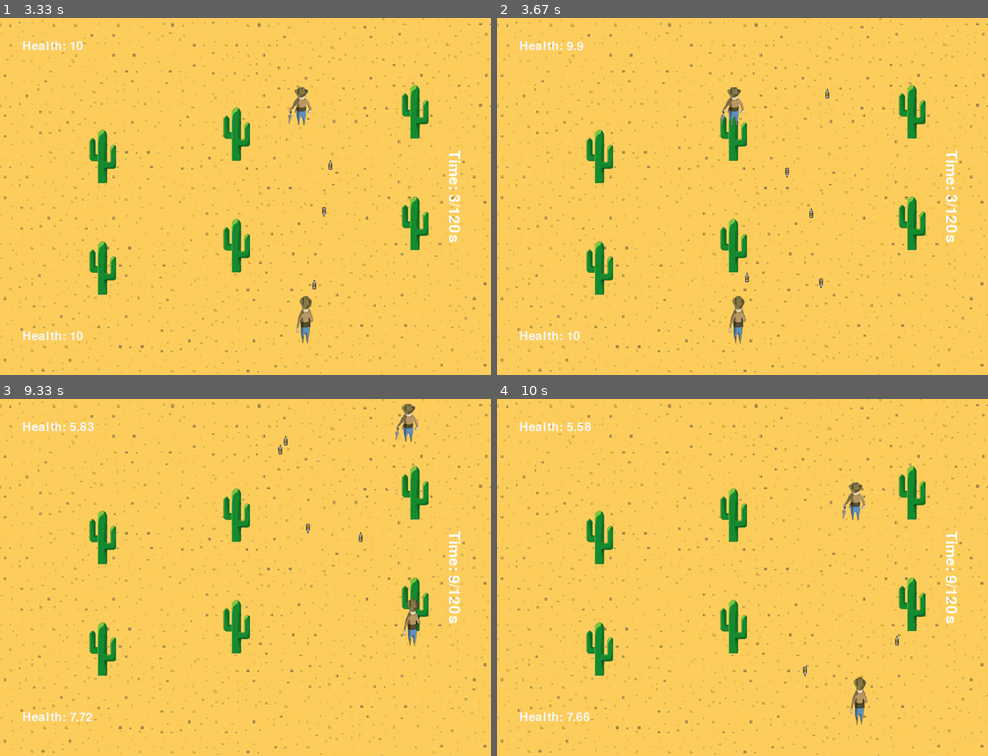
Above: before the commit, frames 1-4 (two rows, left to right).
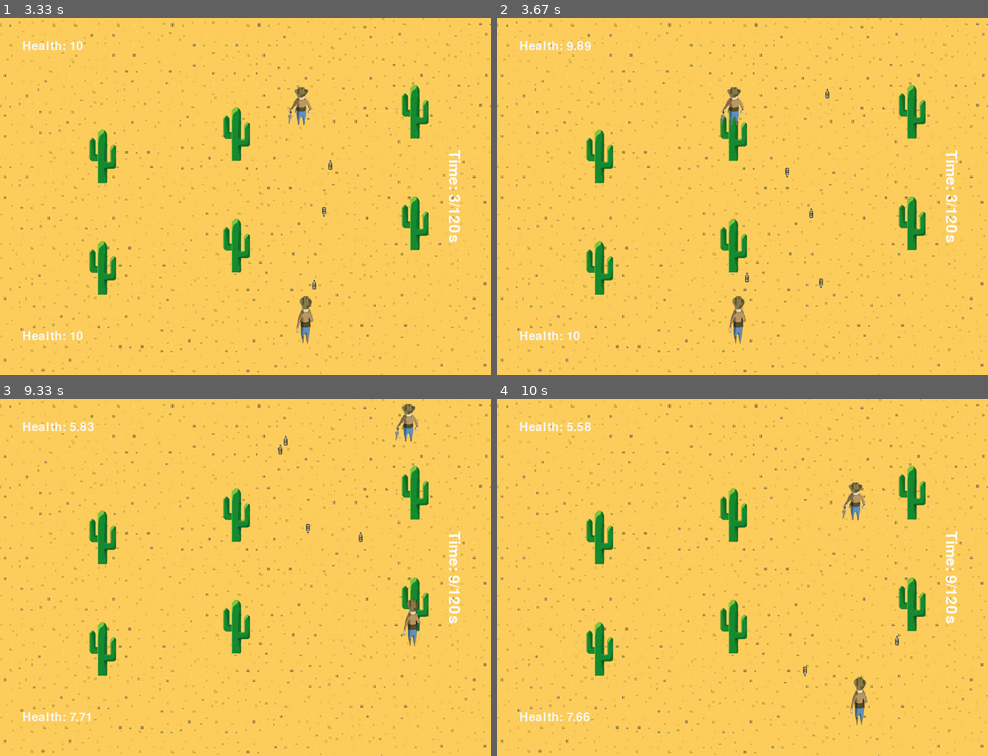
Above: after the commit, the same moments.

Repository: Ivailo2707/Pygame_Project_Cowboy
Game: pygame game, started from main.py
The game is run twice, just before and just after one commit, with the same random seed, the same clock (stepped at 60 frames per second) and the same inputs.
Inputs:
- Up to frame 1 (3.33 s): tap Ctrl at 0.33, 2.97, 3.3 s; hold Right 0.67-1.13 s; hold D 0.67-1.13 s; hold Up 1.17-1.47 s; hold W 1.17-1.47 s; hold Right 1.5-1.97 s; hold D 1.5-1.97 s; hold Left 2-2.53 s; hold A 2-2.53 s; tap Right Ctrl at 2.57 s; hold Down 2.9-3.2 s; hold S 2.9-3.2 s; hold Left from 3.23 s (still down); hold A from 3.23 s (still down)
- Up to frame 2 (3.67 s): tap Right Ctrl at 3.38 s; tap Ctrl at 3.6 s; release Left at 3.63 s; release A at 3.63 s
- Up to frame 3 (9.33 s): hold Up 3.67-4.03 s; hold W 3.67-4.03 s; tap Ctrl at 3.73, 4.13, 4.43, 4.8, 5.2, 5.5, 5.7, 6, 6.2, 6.53, 6.83, 7.03, 7.33, 7.6, 7.93, 8.23, 8.37, 8.77, 9.07 s; hold Right 4.07-4.7 s; hold D 4.07-4.7 s; hold Down 4.73-5.1 s; hold S 4.73-5.1 s; tap Right Ctrl at 4.88, 6.28, 7.68, 8.85 s; hold Left 5.13-5.6 s; hold A 5.13-5.6 s; hold Right 5.63-6.1 s; hold D 5.63-6.1 s; hold Up 6.13-6.43 s; hold W 6.13-6.43 s; hold Right 6.47-6.93 s; hold D 6.47-6.93 s; hold Left 6.97-7.5 s; hold A 6.97-7.5 s; hold Down 7.53-7.83 s; hold S 7.53-7.83 s; hold Left 7.87-8.27 s; hold A 7.87-8.27 s; hold Up 8.3-8.67 s; hold W 8.3-8.67 s; hold Right from 8.7 s (still down); hold D from 8.7 s (still down)
- Up to frame 4 (10 s): release Right at 9.33 s; release D at 9.33 s; hold Down 9.37-9.73 s; hold S 9.37-9.73 s; tap Ctrl at 9.43, 9.83 s; hold Left from 9.77 s (still down); hold A from 9.77 s (still down)

Frame 1 is identical in both runs. In frame 2, less than 0.1% of the frame differs, in the area x 16-20%, y 6-10%; in frame 3, less than 0.1%; in frame 4, nothing differs.

Commit message:
Put covers in array

Diff:
--- a/Bullet_Controller.py
+++ b/Bullet_Controller.py
@@ -5,26 +5,16 @@
 WIDTH, HEIGHT = 1100, 800
 
 class Bullet_Controller:
-    def __init__(self, P1, P2, cover_1_1, cover_1_2, cover_1_3, cover_2_1, cover_2_2, cover_2_3):
+    def __init__(self, P1, P2, covers):
         self._BVEL = 8
         self._BULLET_HIT_SOUND = pygame.mixer.Sound(os.path.join('Assets', 'hit.mp3'))
         self._BULLET_HIT_CACTUS_SOUND = pygame.mixer.Sound(os.path.join('Assets', 'bullet_hit_cactus.mp3'))
         self._P1_HIT = pygame.USEREVENT + 7
-        self._CACTUS_SIDE_1_NUM_1_HIT = pygame.USEREVENT + 8
-        self._CACTUS_SIDE_1_NUM_2_HIT = pygame.USEREVENT + 9
-        self._CACTUS_SIDE_1_NUM_3_HIT = pygame.USEREVENT + 10
-        self._P2_HIT = pygame.USEREVENT + 11
-        self._CACTUS_SIDE_2_NUM_1_HIT = pygame.USEREVENT + 12
-        self._CACTUS_SIDE_2_NUM_2_HIT = pygame.USEREVENT + 13
-        self._CACTUS_SIDE_2_NUM_3_HIT = pygame.USEREVENT + 14
+        self._P2_HIT = pygame.USEREVENT + 8
+        self._CACTUS_HIT_EVENTS = [pygame.USEREVENT + i for i in range(9, 15)]
         self._BULLET_1_IMAGE = pygame.transform.rotate(pygame.image.load(os.path.join('Assets', 'bullet.png')), 180)
         self._BULLET_2_IMAGE = pygame.image.load(os.path.join('Assets', 'bullet.png'))
-        self._cover_1_1 = cover_1_1
-        self._cover_1_2 = cover_1_2
-        self._cover_1_3 = cover_1_3
-        self._cover_2_1 = cover_2_1
-        self._cover_2_2 = cover_2_2
-        self._cover_2_3 = cover_2_3
+        self._covers = covers
         self._P1 = P1
         self._P2 = P2
 
@@ -49,38 +39,14 @@
             if self._P2.get_rect().colliderect(bullet):
                 pygame.event.post(pygame.event.Event(self._P2_HIT))
                 self._P1.get_bullets().remove(bullet)
-            elif self._cover_1_1.get_obstacle_rect().colliderect(bullet):
-                if self._cover_1_1.get_status():
-                    pygame.event.post(pygame.event.Event(self._CACTUS_SIDE_1_NUM_1_HIT))
-                    self._P1.get_bullets().remove(bullet)
+            else:
+                for i, cover in enumerate(self._covers):
+                    if cover.get_obstacle_rect().colliderect(bullet) and cover.get_status():
+                        pygame.event.post(pygame.event.Event(self._CACTUS_HIT_EVENTS[i]))
+                        self._P1.get_bullets().remove(bullet)
+                        break
 
-            elif self._cover_1_2.get_obstacle_rect().colliderect(bullet):
-                if self._cover_1_2.get_status():
-                    pygame.event.post(pygame.event.Event(self._CACTUS_SIDE_1_NUM_2_HIT))
-                    self._P1.get_bullets().remove(bullet)
-
-            elif self._cover_1_3.get_obstacle_rect().colliderect(bullet):
-                if self._cover_1_3.get_status():
-                    pygame.event.post(pygame.event.Event(self._CACTUS_SIDE_1_NUM_3_HIT))
-                    self._P1.get_bullets().remove(bullet)
-
-            elif self._cover_2_1.get_obstacle_rect().colliderect(bullet):
-                if self._cover_2_1.get_status():
-                    pygame.event.post(pygame.event.Event(self._CACTUS_SIDE_2_NUM_1_HIT))
-                    self._P1.get_bullets().remove(bullet)
-
-            elif self._cover_2_2.get_obstacle_rect().colliderect(bullet):
-                if self._cover_2_2.get_status():
-                    pygame.event.post(pygame.event.Event(self._CACTUS_SIDE_2_NUM_2_HIT))
-                    self._P1.get_bullets().remove(bullet)
-
-            elif self._cover_2_3.get_obstacle_rect().colliderect(bullet):
-                if self._cover_2_3.get_status():
-                    pygame.event.post(pygame.event.Event(self._CACTUS_SIDE_2_NUM_3_HIT))
-                    self._P1.get_bullets().remove(bullet)
-
-
-            elif bullet.y < 0:
+            if bullet.y < 0:
                 self._P1.get_bullets().remove(bullet)
 
         for bullet in self._P2.get_bullets():
@@ -88,43 +54,15 @@
             if self._P1.get_rect().colliderect(bullet):
                 pygame.event.post(pygame.event.Event(self._P1_HIT))
                 self._P2.get_bullets().remove(bullet)
-            elif self._cover_1_1.get_obstacle_rect().colliderect(bullet):
-                if self._cover_1_1.get_status():
-                    pygame.event.post(pygame.event.Event(self._CACTUS_SIDE_1_NUM_1_HIT))
-                    self._P2.get_bullets().remove(bullet)
+            else:
+                for i, cover in enumerate(self._covers):
+                    if cover.get_obstacle_rect().colliderect(bullet) and cover.get_status():
+                        pygame.event.post(pygame.event.Event(self._CACTUS_HIT_EVENTS[i]))
+                        self._P2.get_bullets().remove(bullet)
+                        break
 
-            elif self._cover_1_2.get_obstacle_rect().colliderect(bullet):
-                if self._cover_1_2.get_status():
-                    pygame.event.post(pygame.event.Event(self._CACTUS_SIDE_1_NUM_2_HIT))
-                    self._P2.get_bullets().remove(bullet)
-
-
-            elif self._cover_1_3.get_obstacle_rect().colliderect(bullet):
-                if self._cover_1_3.get_status():
-                    pygame.event.post(pygame.event.Event(self._CACTUS_SIDE_1_NUM_3_HIT))
-                    self._P2.get_bullets().remove(bullet)
-
-            elif self._cover_2_1.get_obstacle_rect().colliderect(bullet):
-                if self._cover_2_1.get_status():
-                    pygame.event.post(pygame.event.Event(self._CACTUS_SIDE_2_NUM_1_HIT))
-                    self._P2.get_bullets().remove(bullet)
-
-
-            elif self._cover_2_2.get_obstacle_rect().colliderect(bullet):
-                if self._cover_2_2.get_status():
-                    pygame.event.post(pygame.event.Event(self._CACTUS_SIDE_2_NUM_2_HIT))
-                    self._P2.get_bullets().remove(bullet)
-
-            elif self._cover_2_3.get_obstacle_rect().colliderect(bullet):
-                if self._cover_2_3.get_status():
-                    pygame.event.post(pygame.event.Event(self._CACTUS_SIDE_2_NUM_3_HIT))
-                    self._P2.get_bullets().remove(bullet)
-
-
-
-            elif bullet.y > HEIGHT:
+            if bullet.y > HEIGHT:
                 self._P2.get_bullets().remove(bullet)
-
 
     def hit(self, event):
         if event.type == self._P2_HIT:
@@ -135,26 +73,7 @@
             self._P1.take_normal_damage()
             self._BULLET_HIT_SOUND.play()
 
-        if event.type == self._CACTUS_SIDE_1_NUM_1_HIT:
-                self._cover_1_1.take_bullet_damage()
+        for i, hit_event in enumerate(self._CACTUS_HIT_EVENTS):
+            if event.type == hit_event:
+                self._covers[i].take_bullet_damage()
                 self._BULLET_HIT_CACTUS_SOUND.play()
-
-        if event.type == self._CACTUS_SIDE_1_NUM_2_HIT:
-                self._cover_1_2.take_bullet_damage()
-                self._BULLET_HIT_CACTUS_SOUND.play()
-
-        if event.type == self._CACTUS_SIDE_1_NUM_3_HIT:
-                self._cover_1_3.take_bullet_damage()
-                self._BULLET_HIT_CACTUS_SOUND.play()
-
-        if event.type == self._CACTUS_SIDE_2_NUM_1_HIT:
-                self._cover_2_1.take_bullet_damage()
-                self._BULLET_HIT_CACTUS_SOUND.play()
-
-        if event.type == self._CACTUS_SIDE_2_NUM_2_HIT:
-                self._cover_2_2.take_bullet_damage()
-                self._BULLET_HIT_CACTUS_SOUND.play()
-
-        if event.type == self._CACTUS_SIDE_2_NUM_3_HIT:
-                self._cover_2_3.take_bullet_damage()
-                self._BULLET_HIT_CACTUS_SOUND.play()
--- a/Cactus_Damage_Controller.py
+++ b/Cactus_Damage_Controller.py
@@ -1,74 +1,18 @@
 import pygame
 
 class Cactus_Damage_Control():
-    def __init__(self, cover_1_1, cover_1_2, cover_1_3, cover_2_1, cover_2_2, cover_2_3, P1, P2):
-        self._P1_COLLIDE_WITH_CACTUS_SIDE_1_NUMBER_1 = pygame.USEREVENT + 1
-        self._P1_COLLIDE_WITH_CACTUS_SIDE_1_NUMBER_2 = pygame.USEREVENT + 2
-        self._P1_COLLIDE_WITH_CACTUS_SIDE_1_NUMBER_3 = pygame.USEREVENT + 3
-        self._P2_COLLIDE_WITH_CACTUS_SIDE_2_NUMBER_1 = pygame.USEREVENT + 4
-        self._P2_COLLIDE_WITH_CACTUS_SIDE_2_NUMBER_2 = pygame.USEREVENT + 5
-        self._P2_COLLIDE_WITH_CACTUS_SIDE_2_NUMBER_3 = pygame.USEREVENT + 6
-        self._cover_1_1 = cover_1_1
-        self._cover_1_2 = cover_1_2
-        self._cover_1_3 = cover_1_3
-        self._cover_2_1 = cover_2_1
-        self._cover_2_2 = cover_2_2
-        self._cover_2_3 = cover_2_3
+    def __init__(self, covers, P1, P2):
+        self._covers = covers
         self._P1 = P1
         self._P2 = P2
 
-    def handle_cactus_colissions(self):
-        if self._P1.get_rect().colliderect(self._cover_1_1.get_obstacle_rect()):
-            pygame.event.post(pygame.event.Event(self._P1_COLLIDE_WITH_CACTUS_SIDE_1_NUMBER_1))
+    def handle_cactus_collisions(self):
+        for i in range(0, 3):
+            if (self._P1.get_rect().colliderect(self._covers[i].get_obstacle_rect())):
+                if self._covers[i].get_status():
+                    self._P1.take_colission_with_cactus_damage()
 
-        elif self._P1.get_rect().colliderect(self._cover_1_2.get_obstacle_rect()):
-            pygame.event.post(pygame.event.Event(self._P1_COLLIDE_WITH_CACTUS_SIDE_1_NUMBER_2))
-
-        elif self._P1.get_rect().colliderect(self._cover_1_3.get_obstacle_rect()):
-            pygame.event.post(pygame.event.Event(self._P1_COLLIDE_WITH_CACTUS_SIDE_1_NUMBER_3))
-
-        if self._P2.get_rect().colliderect(self._cover_2_1.get_obstacle_rect()):
-            pygame.event.post(pygame.event.Event(self._P2_COLLIDE_WITH_CACTUS_SIDE_2_NUMBER_1))
-
-        elif self._P2.get_rect().colliderect(self._cover_2_2.get_obstacle_rect()):
-            pygame.event.post(pygame.event.Event(self._P2_COLLIDE_WITH_CACTUS_SIDE_2_NUMBER_2))
-
-        elif self._P2.get_rect().colliderect(self._cover_2_3.get_obstacle_rect()):
-            pygame.event.post(pygame.event.Event(self._P2_COLLIDE_WITH_CACTUS_SIDE_2_NUMBER_3))
-
-    def take_damage_on_colision(self, event):
-            if event.type == self._P1_COLLIDE_WITH_CACTUS_SIDE_1_NUMBER_1:
-                if self._cover_1_1.get_status() == True:
-                    self._P1.take_colission_with_cactus_damage()
-                else:
-                    pass
-
-            if event.type == self._P1_COLLIDE_WITH_CACTUS_SIDE_1_NUMBER_2:
-                if self._cover_1_2.get_status() == True:
-                    self._P1.take_colission_with_cactus_damage()
-                else:
-                    pass
-
-            if event.type == self._P1_COLLIDE_WITH_CACTUS_SIDE_1_NUMBER_3:
-                if self._cover_1_3.get_status() == True:
-                    self._P1.take_colission_with_cactus_damage()
-                else:
-                    pass
-
-            if event.type == self._P2_COLLIDE_WITH_CACTUS_SIDE_2_NUMBER_1:
-                if self._cover_2_1.get_status() == True:
+        for i in range(3, 6):
+            if (self._P2.get_rect().colliderect(self._covers[i].get_obstacle_rect())):
+                if self._covers[i].get_status():
                     self._P2.take_colission_with_cactus_damage()
-                else:
-                    pass
-
-            if event.type == self._P2_COLLIDE_WITH_CACTUS_SIDE_2_NUMBER_2:
-                if self._cover_2_2.get_status() == True:
-                    self._P2.take_colission_with_cactus_damage()
-                else:
-                    pass
-
-            if event.type == self._P2_COLLIDE_WITH_CACTUS_SIDE_2_NUMBER_3:
-                if self._cover_2_3.get_status() == True:
-                    self._P2.take_colission_with_cactus_damage()
-                else:
-                    pass
--- a/Draw_Controller.py
+++ b/Draw_Controller.py
@@ -9,14 +9,9 @@
 
 
 class Draw_Controller:
-    def __init__(self, cover_1_1, cover_1_2, cover_1_3, cover_2_1, cover_2_2, cover_2_3, P1, P2, Bullet_Controller):
+    def __init__(self, covers, P1, P2, Bullet_Controller):
         self._DESERT = pygame.transform.scale(pygame.image.load(os.path.join('Assets', 'Desert.png')), (WIDTH, HEIGHT))
-        self._cover_1_1 = cover_1_1
-        self._cover_1_2 = cover_1_2
-        self._cover_1_3 = cover_1_3
-        self._cover_2_1 = cover_2_1
-        self._cover_2_2 = cover_2_2
-        self._cover_2_3 = cover_2_3
+        self._covers = covers
         self._P1 = P1
         self._P2 = P2
         self._Bullet_Ctrl = Bullet_Controller
@@ -39,23 +34,9 @@
         self._P1.draw_health(WIN, self._P1.get_health())
         self._P2.draw_health(WIN, self._P2.get_health())
 
-        if self._cover_1_1.get_status():
-            self._cover_1_1.draw(WIN)
-
-        if self._cover_1_2.get_status():
-            self._cover_1_2.draw(WIN)
-
-        if self._cover_1_3.get_status():
-            self._cover_1_3.draw(WIN)
-
-        if self._cover_2_1.get_status():
-            self._cover_2_1.draw(WIN)
-
-        if self._cover_2_2.get_status():
-            self._cover_2_2.draw(WIN)
-
-        if self._cover_2_3.get_status():
-            self._cover_2_3.draw(WIN)
+        for cover in self._covers:
+            if cover.get_status():
+                cover.draw(WIN)
 
         self.draw_time(timer)
         self._P1.draw(WIN)
--- a/Game_Controller.py
+++ b/Game_Controller.py
@@ -19,18 +19,17 @@
     def __init__(self):
         self._P1 = Player1(WIDTH/2 - 60, 600, 100, 160, PLAYER_1_IMAGE)
         self._P2 = Player2(WIDTH/2 - 60, 100, 80, 100, PLAYER_2_IMAGE)
-        self._cover_1_1 = Cactus_Cover(WIDTH - 900, HEIGHT - 300, 120, 60, CACTUS_IMAGE)
-        self._cover_1_2 = Cactus_Cover(WIDTH - 600, HEIGHT - 350, 120, 60, CACTUS_IMAGE)
-        self._cover_1_3 = Cactus_Cover(WIDTH - 200, HEIGHT - 400, 120, 60, CACTUS_IMAGE)
-        self._cover_2_1 = Cactus_Cover(WIDTH - 900, HEIGHT - 550, 120, 60, CACTUS_IMAGE)
-        self._cover_2_2 = Cactus_Cover(WIDTH - 600, HEIGHT - 600, 120, 60, CACTUS_IMAGE)
-        self._cover_2_3 = Cactus_Cover(WIDTH - 200, HEIGHT - 650, 120, 60, CACTUS_IMAGE)
-        self._Bullet_Ctrl = Bullet_Controller(self._P1, self._P2, self._cover_1_1, self._cover_1_2, self._cover_1_3, self._cover_2_1, self._cover_2_2, self._cover_2_3)
-        self._cactus_damage_ctrl = Cactus_Damage_Control(self._cover_1_1, self._cover_1_2, self._cover_1_3, self._cover_2_1, self._cover_2_2, self._cover_2_3, self._P1, self._P2)
-        self._Draw_Ctrl = Draw_Controller(self._cover_1_1, self._cover_1_2, self._cover_1_3, self._cover_2_1, self._cover_2_2, self._cover_2_3, self._P1, self._P2, self._Bullet_Ctrl)
-
-
-
+        self._covers = [
+            Cactus_Cover(WIDTH - 900, HEIGHT - 300, 120, 60, CACTUS_IMAGE),
+            Cactus_Cover(WIDTH - 600, HEIGHT - 350, 120, 60, CACTUS_IMAGE),
+            Cactus_Cover(WIDTH - 200, HEIGHT - 400, 120, 60, CACTUS_IMAGE),
+            Cactus_Cover(WIDTH - 900, HEIGHT - 550, 120, 60, CACTUS_IMAGE),
+            Cactus_Cover(WIDTH - 600, HEIGHT - 600, 120, 60, CACTUS_IMAGE),
+            Cactus_Cover(WIDTH - 200, HEIGHT - 650, 120, 60, CACTUS_IMAGE)
+        ]
+        self._Bullet_Ctrl = Bullet_Controller(self._P1, self._P2, self._covers)
+        self._cactus_damage_ctrl = Cactus_Damage_Control(self._covers, self._P1, self._P2)
+        self._Draw_Ctrl = Draw_Controller(self._covers, self._P1, self._P2, self._Bullet_Ctrl)
 
     def game(self):
         timer = 0
@@ -40,27 +39,12 @@
             clock.tick(60)
             timer += clock.get_time()
 
-
             self._P1.handle_movement()
             self._P2.handle_movement()
 
-            if self._cover_1_1.get_health() <= 0:
-                self._cover_1_1.remove()
-
-            if self._cover_1_2.get_health() <= 0:
-                self._cover_1_2.remove()
-
-            if self._cover_1_3.get_health() <= 0:
-                self._cover_1_3.remove()
-
-            if self._cover_2_1.get_health() <= 0:
-                self._cover_2_1.remove()
-
-            if self._cover_2_2.get_health() <= 0:
-                self._cover_2_2.remove()
-
-            if self._cover_2_3.get_health() <= 0:
-                self._cover_2_3.remove()
+            for cover in self._covers:
+                if cover.get_health() <= 0:
+                    cover.remove()
 
             for event in pygame.event.get():
                 if event.type == pygame.QUIT:
@@ -69,7 +53,6 @@
 
                 self._P1.shoot(event)
                 self._P2.shoot(event)
-                self._cactus_damage_ctrl.take_damage_on_colision(event)
                 self._Bullet_Ctrl.hit(event)
 
             winner_text = ""
@@ -88,7 +71,7 @@
                 self._Draw_Ctrl.draw_winner(winner_text)
                 pygame.quit()
 
-            self._cactus_damage_ctrl.handle_cactus_colissions()
+            self._cactus_damage_ctrl.handle_cactus_collisions()
             self._Bullet_Ctrl.handle_bullets()
             self._P1.handle_movement()
             self._P2.handle_movement()
--- a/main.py
+++ b/main.py
@@ -1,6 +1,6 @@
 from Game_Controller import Game_Controller
 
-#note cover obstacle and cactus are the same thing
+#note cover obstacle and cactus are the same things
 
 GaCtrl = Game_Controller()
 
--- a/tempCodeRunnerFile.py
+++ b/tempCodeRunnerFile.py
@@ -1,2 +1,3 @@
-background_rect = pygame.Rect(WIDTH - 900, HEIGHT - 350, 120, 60)
-        WIN.blit(DESERT, (WIDTH - 900, HEIGHT - 350), background_rect)
+
+
+#note cover obstacle and cactus are the same thing
